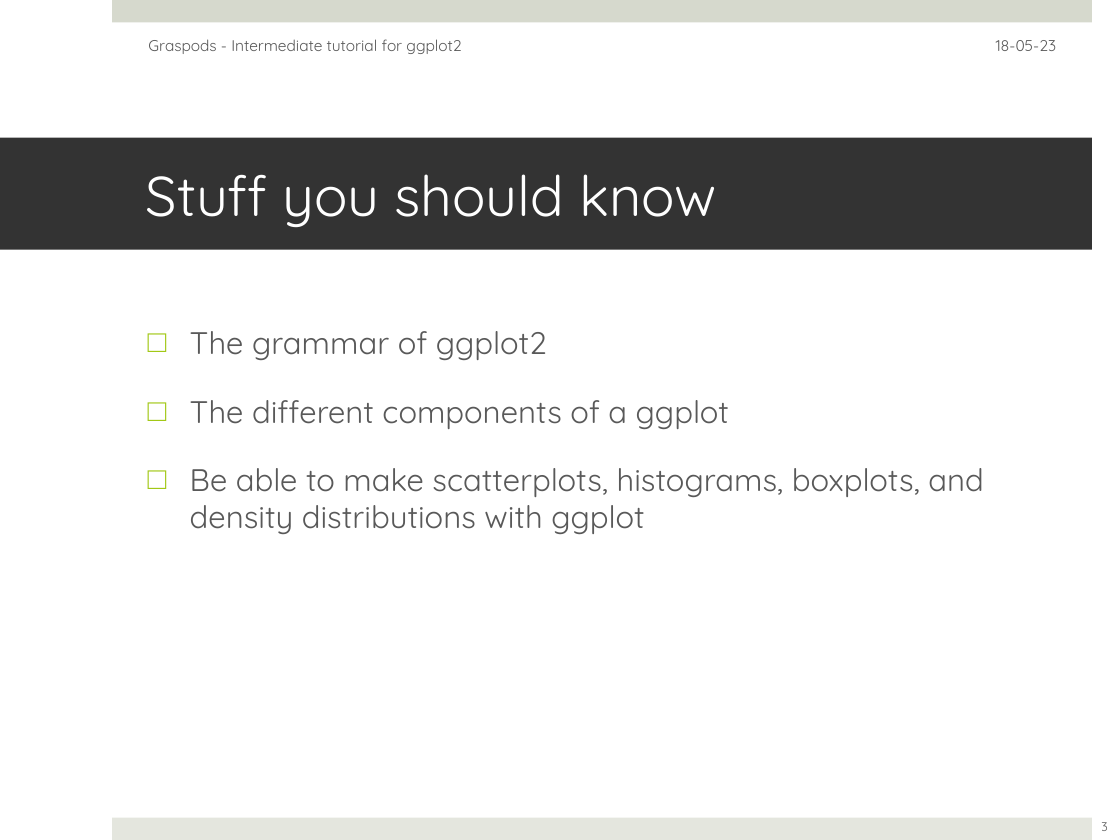
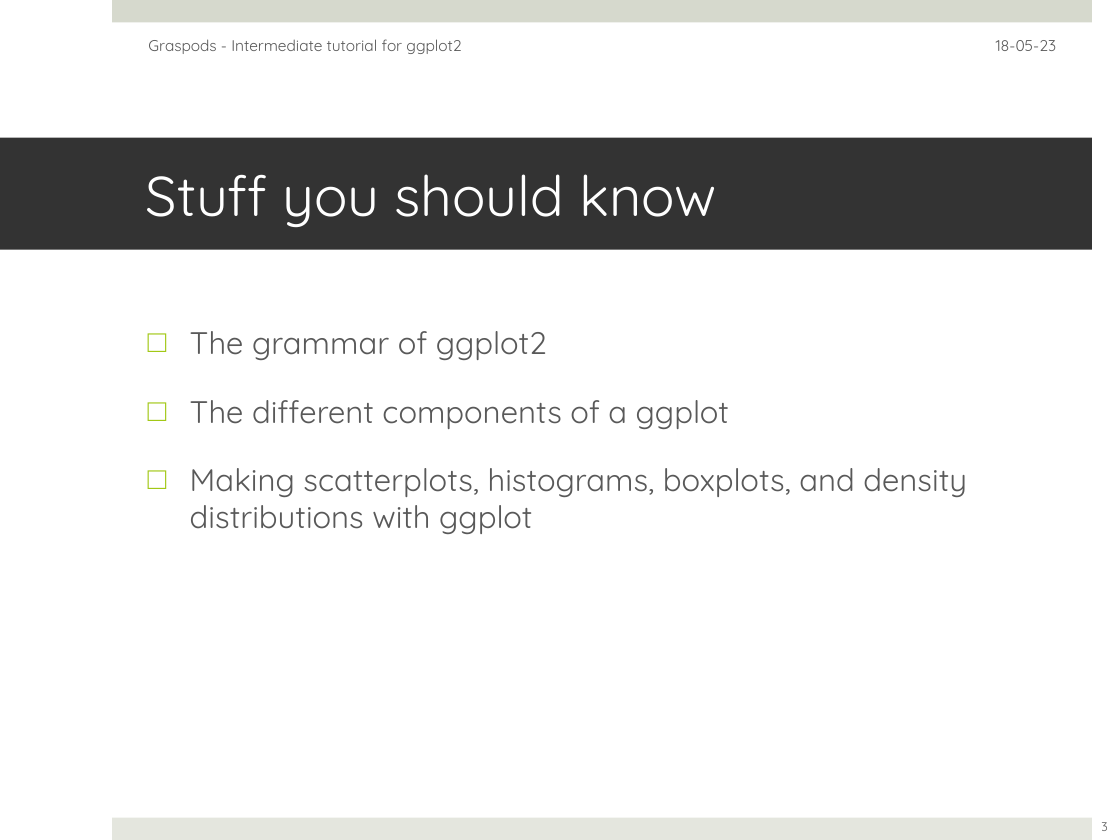
Before and after one commit to jasgrewal/common, a slide deck: slide 3 of seminars/teaching/r_ggplot2_intermediate_23052018/ggplot2_coverslides_23052018.pptx. Drawn at 1120x840 pixels with LibreOffice and Linux fonts; fonts in the diff are those of the drawing. Boxes give left, top, right and bottom in pixels: in the first picture for what was removed or moved away, otherwise in the second. Text is boxed around its words. In the diff, an @@ line names an element or a change of style, - is before the commit and + after.

```diff
--- a/seminars/teaching/r_ggplot2_intermediate_23052018/ggplot2_coverslides_23052018.pptx
+++ b/seminars/teaching/r_ggplot2_intermediate_23052018/ggplot2_coverslides_23052018.pptx
@@ text at <box>190,468,967,534</box>: text changed @@
-□ Be able to make scatterplots, histograms, boxplots, and density distributions with ggplot
+□ Making scatterplots, histograms, boxplots, and density distributions with ggplot
```
Also in this commit, not shown: 1 other slide changed, 13 other files.
